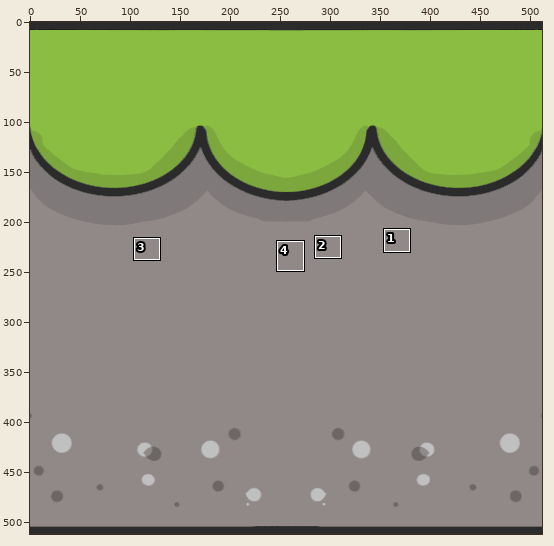
Sprite sheet -- Assets/Tilemap/Bloco_2_Meio.png. Above: a wide view before the commit, with the close-up outlined.
Close-up. Before the edit:
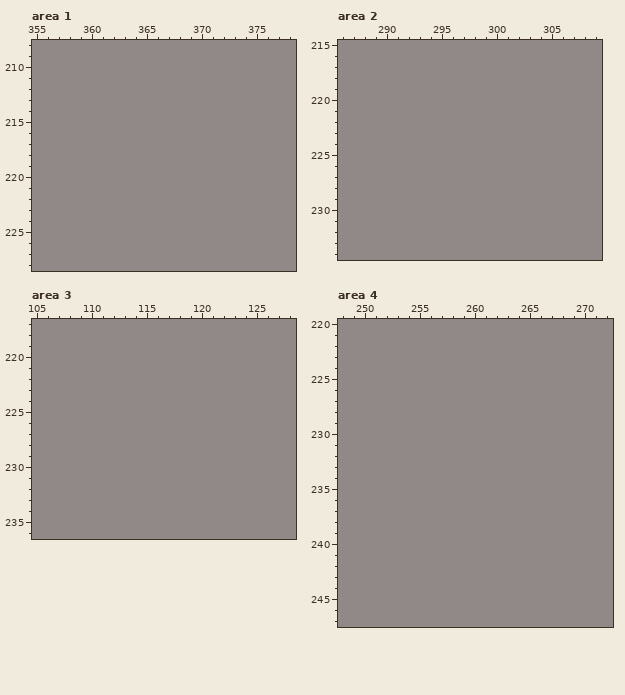
The file is 512x512 pixels. Colours within 5 levels of each other are drawn and written as one. Shown: area 1: x 355..378, y 208..228; area 2: x 286..309, y 215..234; area 3: x 105..128, y 217..236; area 4: x 248..272, y 220..247. The commit also changed other parts of the picture, which this record leaves out.
Now the later version:
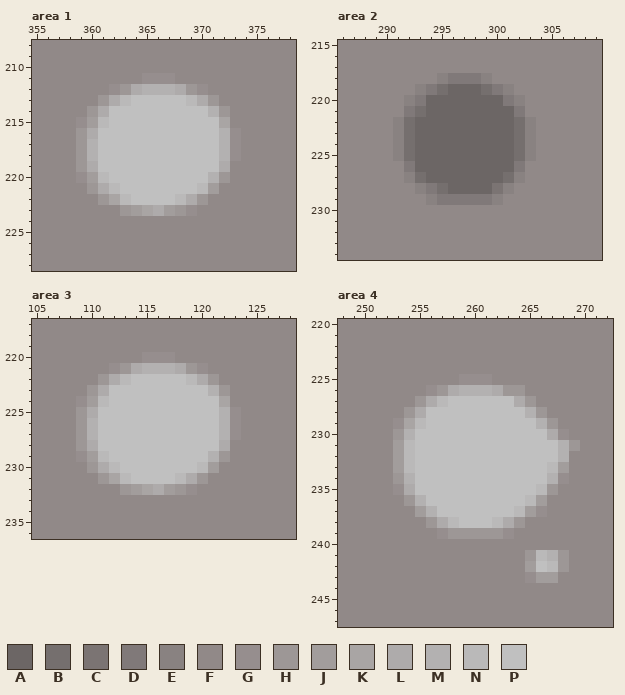
Palette (. is transparent): A #6c6665  B #756f6e  C #7b7473  D #807979  E #898281  F #918988  G #968e8e  H #9d9796  J #a29d9c  K #a9a5a4  L #aeabab  M #b3b1b1  N #bab9b9  P #c0c0c0
Diff:
Changed rows in their new state; - is an unchanged pixel.
Area 1:
first column x 359:
211 ------GGG------
212 ---GHLMMMLHG---
213 --HLNPPPPPNLH--
214 -HLPPPPPPPPPMH-
215 GJNPPPPPPPPPPK-
216 HLPPPPPPPPPPPMG
217 HMPPPPPPPPPPPMG
218 HMPPPPPPPPPPPMG
219 HLPPPPPPPPPPPL-
220 GJNPPPPPPPPPMH-
221 -HLNPPPPPPPNJ--
222 --HKNPPPPNLH---
223 ----HJKLJHG----
Area 2:
first column x 291:
218 ----EDDDE----
219 --EDBAAABDE--
220 -EDAAAAAAADE-
221 -DBAAAAAAAAD-
222 EBAAAAAAAAABE
223 EBAAAAAAAAABE
224 EBAAAAAAAAABE
225 EBAAAAAAAAABE
226 -DAAAAAAAAAD-
227 -EBAAAAAAABE-
228 --EDBAAAACE--
229 ---EDDDDDE---
Area 3:
first column x 109:
220 ------GGG------
221 ---GHLMMMLHG---
222 --HLNPPPPPNLH--
223 -HLPPPPPPPPPMH-
224 GJNPPPPPPPPPPK-
225 HLPPPPPPPPPPPMG
226 HMPPPPPPPPPPPMG
227 HMPPPPPPPPPPPMG
228 HLPPPPPPPPPPPL-
229 GJNPPPPPPPPPMH-
230 -HLNPPPPPPPNJ--
231 --HKNPPPPNLH---
232 ----HJKLJHG----
Area 4:
first column x 253:
225 ------GGG--------
226 ---GHLMMMLHH-----
227 --HLNPPPPPPLH----
228 -HLPPPPPPPPPMH---
229 GKNPPPPPPPPPPMH--
230 HMPPPPPPPPPPPPLG-
231 JNPPPPPPPPPPPPPMH
232 JNPPPPPPPPPPPPPM-
233 JNPPPPPPPPPPPPNJ-
234 HMPPPPPPPPPPPPMG-
235 GLPPPPPPPPPPPNH--
236 -HMPPPPPPPPPNJ---
237 --JMPPPPPPPNJG---
238 ---HLNPPPNLH-----
239 ----GHHHHHG------
241 ------------HNMH-
242 ------------JPNH-
243 ------------GJJ--
Changed places in both close-ups, as pixel boxes (x1, y1, x2, y2):
changed: (76, 73, 241, 216)
changed: (393, 73, 536, 205)
changed: (76, 352, 241, 495)
changed: (393, 374, 580, 583)
